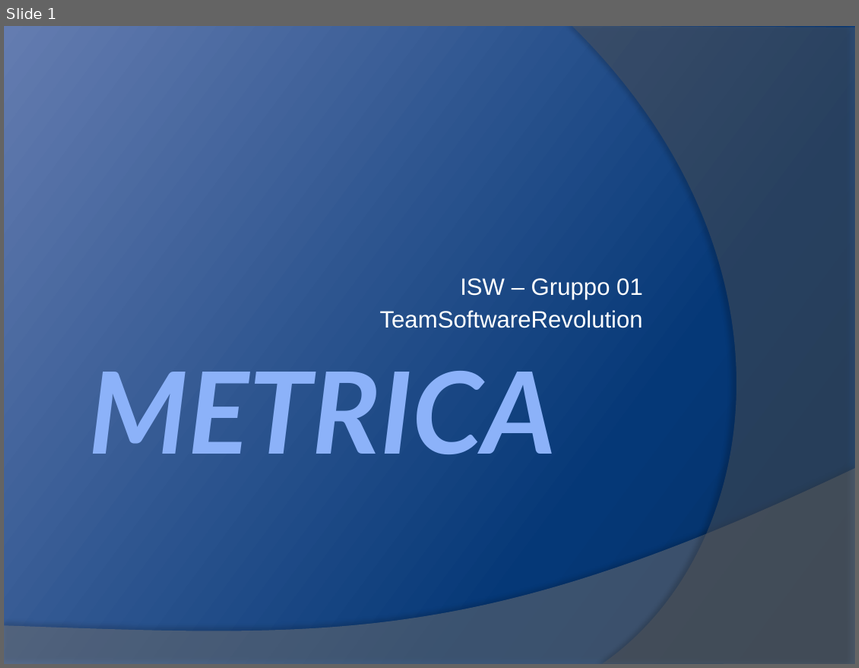
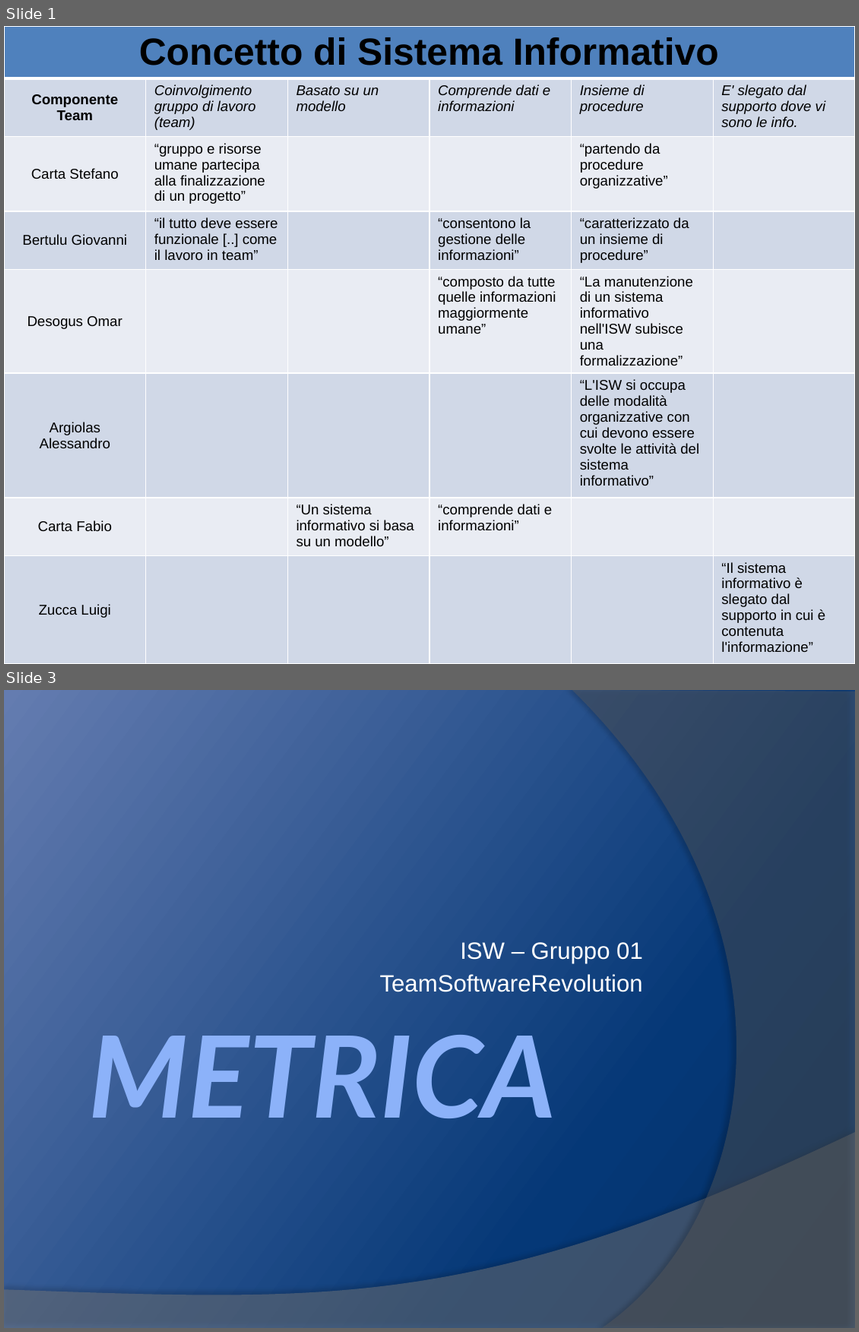
Before and after one commit to yan0z/ISW, a slide deck: Quesito 2 Team/Gruppo01TeamSoftwareRevolutionMetrica.pptx. Shown one above the other, each under a label of ours: slide 1 before the commit, slides 1 and 3 after it; the slides between them are not shown. The pictures are 859x668 and 859x1332 pixels, drawn with LibreOffice and Linux fonts; fonts in the diff are those of the drawing. Boxes give left, top, right and bottom in pixels: in the first picture for what was removed or moved away, otherwise in the second. Text is boxed around its words. In the diff, an @@ line names an element or a change of style, - is before the commit and + after.

```diff
--- a/Quesito 2 Team/Gruppo01TeamSoftwareRevolutionMetrica.pptx
+++ b/Quesito 2 Team/Gruppo01TeamSoftwareRevolutionMetrica.pptx
@@ slide 1 added at (4,26,855,664), background #1F497D; not listed: 1 template element that a slide beside it also shows @@
@@ table added at (4,26,855,664), 8 rows, 6 columns @@
+Concetto di Sistema Informativo |  |  |  |  | 
+Componente Team | Coinvolgimento gruppo di lavoro (team) | Basato su un modello | Comprende dati e informazioni | Insieme di procedure | E' slegato dal supporto dove vi sono le info.
+Carta Stefano | “gruppo e risorse umane partecipa alla finalizzazione di un progetto” |  |  | “partendo da procedure organizzative” | 
+Bertulu Giovanni | “il tutto deve essere funzionale [..] come il lavoro in team” |  | “consentono la gestione delle informazioni” | “caratterizzato da un insieme di procedure” | 
+Desogus Omar |  |  | “composto da tutte quelle informazioni maggiormente umane” | “La manutenzione di un sistema informativo nell'ISW subisce una formalizzazione” | 
+Argiolas Alessandro |  |  |  | “L'ISW si occupa delle modalità organizzative con cui devono essere svolte le attività del sistema informativo” | 
+Carta Fabio |  | “Un sistema informativo si basa su un modello” | “comprende dati e informazioni” |  | 
+Zucca Luigi |  |  |  |  | “Il sistema informativo è slegato dal supporto in cui è contenuta l'informazione”
@@ freeform shape added at (685,26,855,664), fill #5E5E5E at 40% opacity @@
@@ what was slide 1 is now slide 3 @@
```
Also in this commit, not shown: 1 other slide added, 1 other file.
